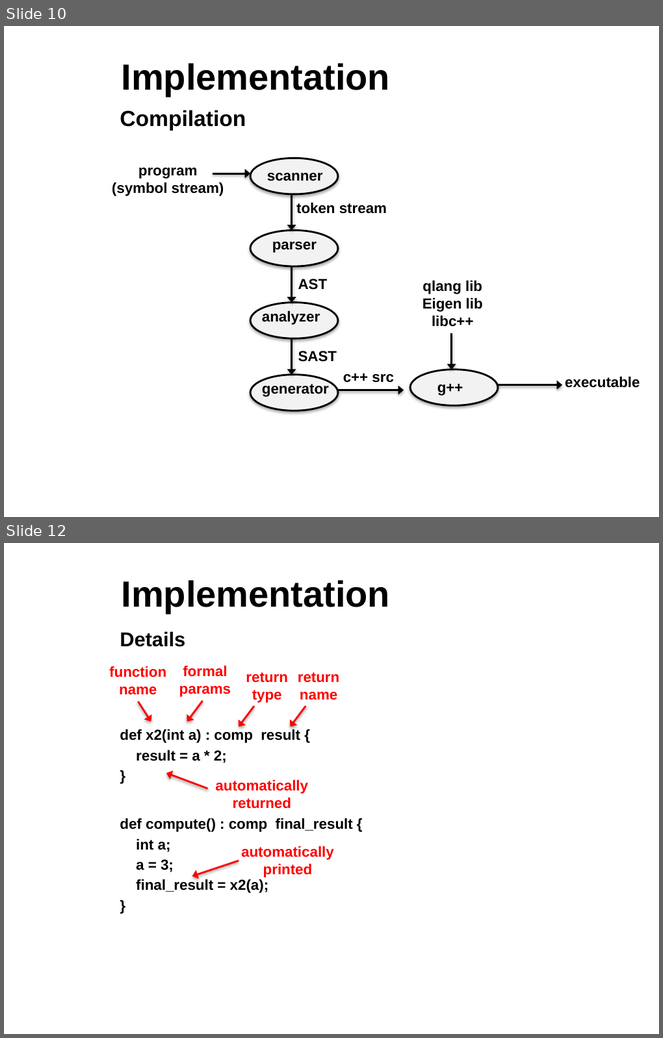
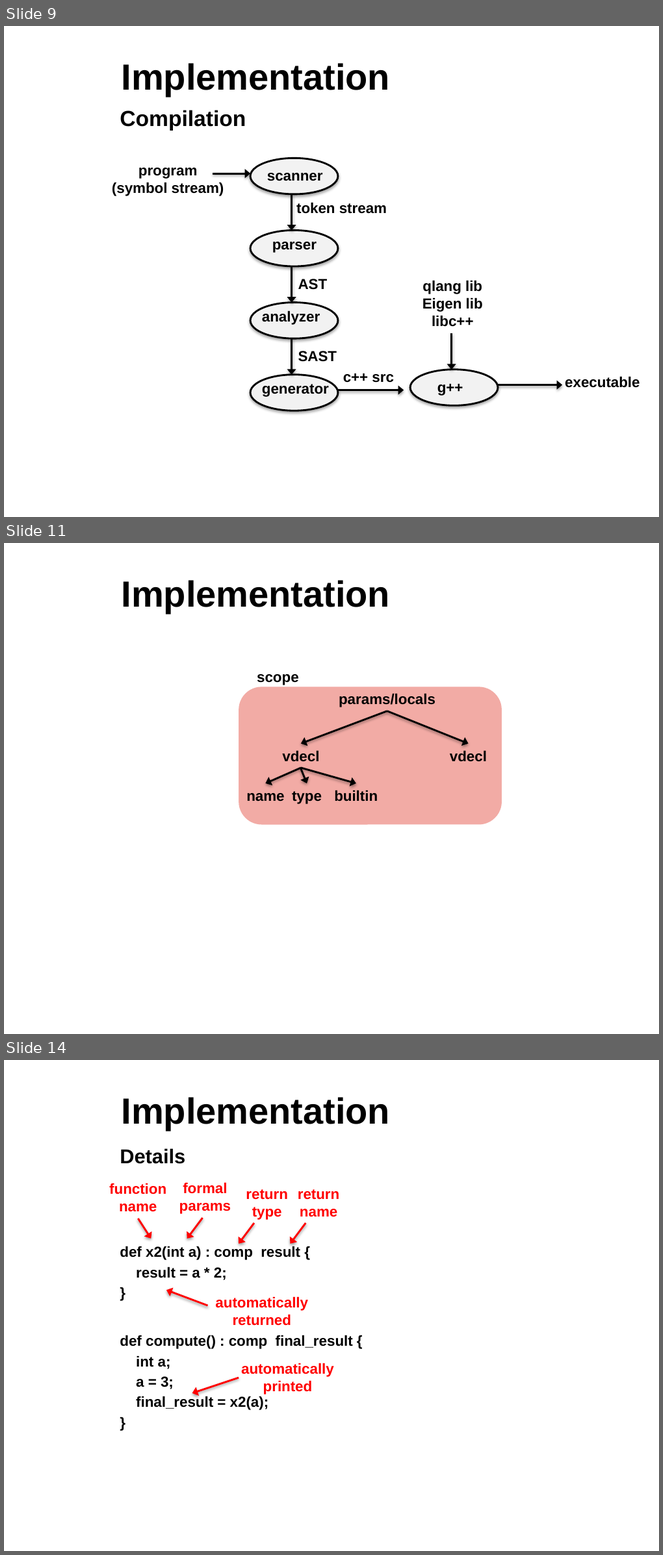
Before and after one commit to sdk21/PLT, a slide deck: Demo/Qlang.pptx. Shown one above the other, each under a label of ours: slides 10 and 12 before the commit, slides 9, 11 and 14 after it; the slides between them are not shown. The pictures are 663x1038 and 663x1555 pixels, drawn with LibreOffice and Linux fonts; fonts in the diff are those of the drawing; background and template pictures are left out. Boxes give left, top, right and bottom in pixels: in the first picture for what was removed or moved away, otherwise in the second. Text is boxed around its words. In the diff, an @@ line names an element or a change of style, - is before the commit and + after.

```diff
--- a/Demo/Qlang.pptx
+++ b/Demo/Qlang.pptx
@@ slide 11 added at <box>4,543,659,1034</box>, background picture (left out) @@
@@ title added at <box>122,580,390,613</box>, 40 pt, text #000000, bold @@
+Implementation
@@ text added at <box>257,674,299,685</box>, 16 pt, text #000000, bold @@
+scope
@@ rounded rectangle added at <box>239,687,502,824</box>, fill #EF978F at 80% opacity @@
@@ text added at <box>339,693,436,707</box>, 16 pt, text #000000, bold @@
+params/locals
@@ arrow added from (388, 711) to (301, 743), #000000 2 pt @@
@@ arrow added from (388, 711) to (469, 743), #000000 2 pt @@
@@ text added at <box>282,750,319,762</box>, 16 pt, text #000000, bold @@
+vdecl
@@ text added at <box>450,750,487,762</box>, 16 pt, text #000000, bold @@
+vdecl
@@ arrow added from (301, 768) to (265, 783), #000000 2 pt @@
@@ arrow added from (301, 768) to (356, 783), #000000 2 pt @@
@@ arrow added from (301, 769) to (307, 783), #000000 2 pt @@
@@ text added at <box>246,793,284,802</box>, 16 pt, text #000000, bold @@
+name
@@ text added at <box>292,791,322,804</box>, 16 pt, text #000000, bold @@
+type
@@ text added at <box>334,790,378,802</box>, 16 pt, text #000000, bold @@
+builtin
@@ what was slide 10 is now slide 9 @@
@@ what was slide 12 is now slide 14 @@
```
Also in this commit, not shown: 3 slides changed, 3 other slides added.
